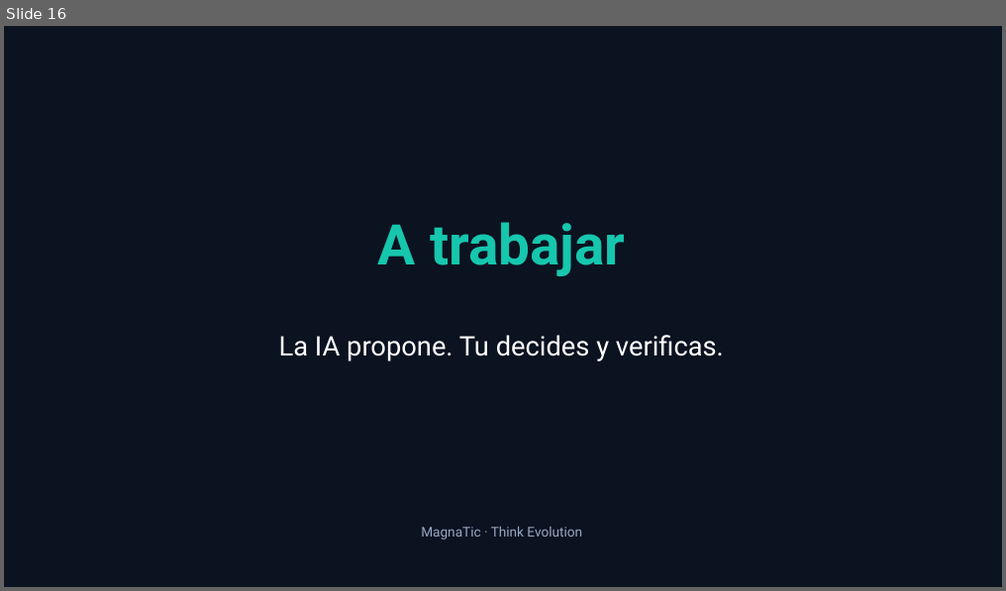
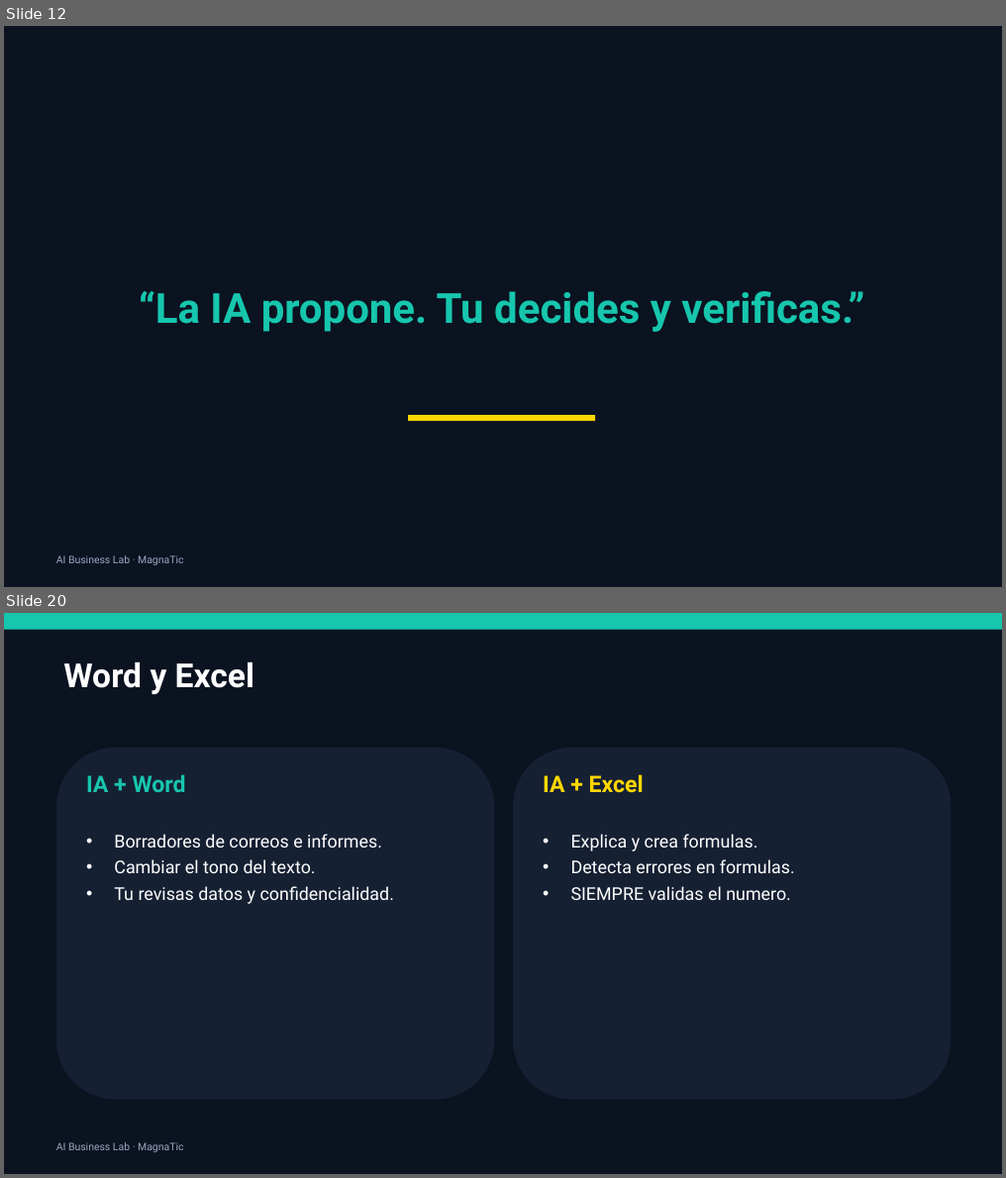
Before and after one commit to xander0408/CURSOS, a slide deck: AI-Business-Lab-Presentacion.pptx. Shown one above the other, each under a label of ours: slide 16 before the commit, slides 12 and 20 after it; the slides between them are not shown. The pictures are 1006x591 and 1006x1178 pixels, drawn with LibreOffice and Linux fonts; fonts in the diff are those of the drawing. Boxes give left, top, right and bottom in pixels: in the first picture for what was removed or moved away, otherwise in the second. Text is boxed around its words. In the diff, an @@ line names an element or a change of style, - is before the commit and + after.

```diff
--- a/AI-Business-Lab-Presentacion.pptx
+++ b/AI-Business-Lab-Presentacion.pptx
@@ slide 20 added at (4,613,1002,1174), background #0B1220 @@
@@ rectangle added at (4,613,1002,630), fill #16C6AD @@
@@ text added at (63,662,254,694), 32 pt, text #FFFFFF, bold @@
+Word y Excel
@@ rounded rectangle added at (56,748,494,1100), fill #162033 @@
@@ rounded rectangle added at (513,748,951,1100), fill #162033 @@
@@ text added at (86,774,186,792), 22 pt, text #16C6AD, bold @@
+IA + Word
@@ text added at (543,774,644,793), 22 pt, text #FFD700, bold @@
+IA + Excel
@@ text added at (114,834,394,904), 17 pt, text #FFFFFF @@
+• Borradores de correos e informes.
+• Cambiar el tono del texto.
+• Tu revisas datos y confidencialidad.
@@ text added at (571,834,795,900), 17 pt, text #FFFFFF @@
+• Explica y crea formulas.
+• Detecta errores en formulas.
+• SIEMPRE validas el numero.
@@ text added at (56,1143,183,1153), 10 pt, text #9AA8C2 @@
+AI Business Lab · MagnaTic
@@ what was slide 16 is now slide 12 @@
@@ slide 12 changed as well @@
@@ text "“La IA propone. Tu decides ..." at (139,291,864,332): vertical alignment top to middle @@
@@ text removed at (378,222,625,276) @@
-A trabajar
@@ text at (139,291,864,332): text changed; size 26 to 40 pt; text colour #FFFFFF to #16C6AD; bold on @@
-La IA propone. Tu decides y verificas.
+“La IA propone. Tu decides y verificas.”
@@ rectangle added at (408,415,595,421), fill #FFD700 @@
@@ text at (56,556,183,566): text changed; size 13 to 10 pt @@
-MagnaTic · Think Evolution
+AI Business Lab · MagnaTic
```
Also in this commit, not shown: 5 other slides changed, 24 other slides added, 10 slides removed, 8 other files.
